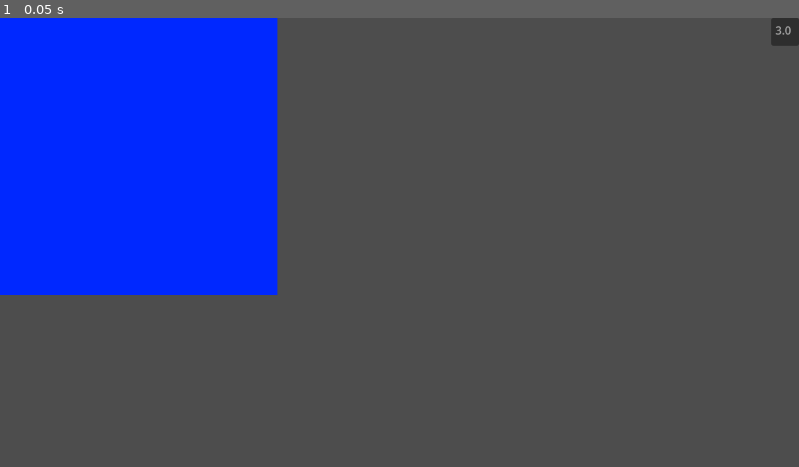
Above: before the commit, frame 1.
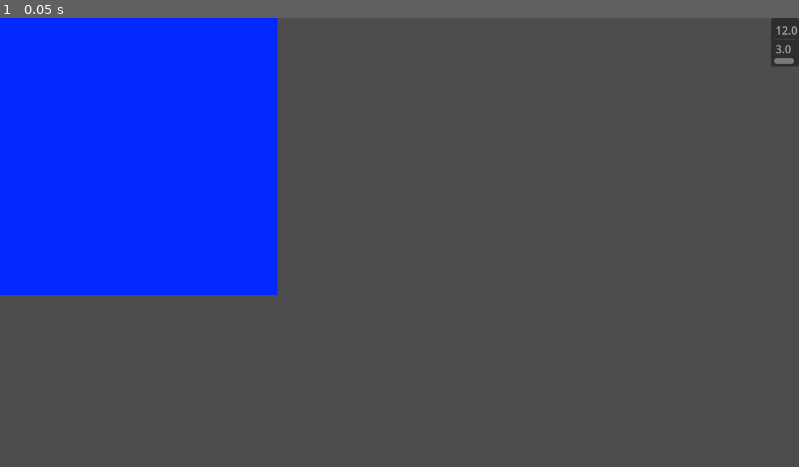
Above: after the commit, the same moment.

Repository: COLIN-MJM/Matthieu
Game: Godot game, scene res://PlaySpace.tscn
Same seed, same stepped clock (60 frames per second), same inputs: the game is played once before the commit and once after it.
Inputs:
- Up to frame 1 (0.05 s): no input

The runs differ from the first frame. In frame 1, 0.2% of the frame differs, in the area x 96-100%, y 1-11%.

Commit message:
Carte 12 intégré
-fix bug  de la carte 3 qui étais out of bound

Diff:
--- /dev/null
+++ b/Carte/Carte_Dir_For_Instance/Carte_12.gd
@@ -0,0 +1,26 @@
+class_name Carte_12
+extends Carte
+func _init() -> void:
+	ActivationType= GlobalCardEnum.ActivationTypes.OnMove
+
+var dimension : Vector2i =Vector2i(-1,-1)
+var playspace : PlaySpace
+var mooveDir : Vector2i
+func Activate()->SecondaryEffect:
+	var targets : Array[Vector2i]
+	if dimension == Vector2i(-1,-1) :
+		playspace = carteRenderer.get_node("/root/Node2D")
+		dimension=playspace.dimensions
+	mooveDir = position-oldPosition
+	var number : int = floor(((dimension - position) *mooveDir).length())
+	for i in range(number-1) :
+		targets.append(position+ mooveDir +(mooveDir*i ))
+	targets.reverse()
+	var effects :SecondaryEffect = SecondaryEffect.new(targets,afterEffect)
+	return effects
+
+func AfterEffect(entrance:Carte):
+	if !playspace.allSlots[entrance.position+mooveDir].haveCarte :
+		var  x = playspace.allSlots[entrance.position].GiveMovedCard()
+		playspace.allSlots[entrance.position+mooveDir].ReceiveMovedCard(x)
+	pass
--- a/Carte/Carte_Dir_For_Instance/Carte_3.gd
+++ b/Carte/Carte_Dir_For_Instance/Carte_3.gd
@@ -1,15 +1,21 @@
 class_name Carte_3
 extends Carte
-func _ready() -> void:
+func _init() -> void:
 	ActivationType= GlobalCardEnum.ActivationTypes.OnPlacement
 
-
+var playspace : PlaySpace
 func Activate()->SecondaryEffect:
+	if playspace == null :
+		playspace = carteRenderer.get_node("/root/Node2D")
 	var targets : Array[Vector2i]
 	targets.append(position+Vector2i.UP)
 	targets.append(position+Vector2i.RIGHT)
 	targets.append(position+Vector2i.DOWN)
 	targets.append(position+Vector2i.LEFT)
+
+	targets =targets.filter(func(o) :
+		!(o.x >playspace.dimensions.x or o.x <0 or o.y >playspace.dimensions.y or o.y <0)
+		)
 
 	var effects :SecondaryEffect = SecondaryEffect.new(targets,afterEffect)
 	return effects
--- a/Carte/scripts/AllCarte.gd
+++ b/Carte/scripts/AllCarte.gd
@@ -10,11 +10,12 @@
 func add_to_dico(entrance : Dictionary)->void:
 	var baseString=entrance["class"]
 	var number : int =baseString.erase(0,baseString.length()-2).to_int()
-	dico[number]=load(entrance["path"]).new()
+	dico.get_or_add(number,load(entrance["path"]).new())
 #endregion
 
 func _init() -> void:
-	ProjectSettings.get_global_class_list().filter(is_Carte).all(add_to_dico)
+	for x in ProjectSettings.get_global_class_list().filter(is_Carte) :
+		add_to_dico(x)
 	##initialise tout les script enfant de Class correctement formaté
 	####Pire crime de l'histoire de l'humanité,on raconte que son créateur construit une tour de sont hubris,la hauteur tell qu'elle perças le paradis
 
--- a/Carte/scripts/Carte.gd
+++ b/Carte/scripts/Carte.gd
@@ -2,11 +2,17 @@
 class_name Carte
 extends Resource
 var direction : Vector2i
-var position :Vector2i
+var position :Vector2i :
+	get :
+		return position
+	set(value) :
+		oldPosition = position
+		position=value
+var oldPosition : Vector2i
 var ActivationType :GlobalCardEnum.ActivationTypes
 var afterEffect =Callable(self,"AfterEffect")
 var wasEvaluated : bool =false
 
-
+var carteRenderer : CarteRenderer
 @abstract func Activate()->SecondaryEffect #do thing on the current card
 @abstract func AfterEffect(entrance:Carte)->void#store the logic to do on other cards
--- a/Carte/scripts/CarteRenderer.gd
+++ b/Carte/scripts/CarteRenderer.gd
@@ -1,8 +1,16 @@
 class_name CarteRenderer
 extends Node2D
 
-@export var CardEffect:Carte
+@export var CardEffect:Carte :
+	get :
+		return CardEffect
+	set (value):
+		value.carteRenderer = self
+		CardEffect=value
+
 @export var arrow :Node2D
+
+
 
 func _process(_delta: float) -> void :
 	var dirToRot : float
--- a/La Main.gd
+++ b/La Main.gd
@@ -12,10 +12,10 @@
 
 func _ready() -> void:
 	var numberOfCarte : Array [int] = allCarte.dico.keys()
-
-	numberOfCarte.all(func(x :int):
+	print(numberOfCarte)
+	for x in numberOfCarte :
 		allCarteState[x]=CarteState.IN_HAND
-		selectable.add_item(String.num(x)))
+		selectable.add_item(String.num(x))
 
 
 func requestCard(i :int)->Carte :
--- a/Player.tscn
+++ b/Player.tscn
@@ -30,5 +30,7 @@
 offset_left = 1112.0
 offset_right = 1152.0
 offset_bottom = 40.0
+auto_height = true
+wraparound_items = false
 
 [connection signal="item_selected" from="La main/ItemList" to="La main" method="_on_item_list_item_selected"]
--- a/card_slote.gd
+++ b/card_slote.gd
@@ -16,13 +16,13 @@
 	add_child(entrance)
 func PlaceCard(entrance : CarteRenderer)->SecondaryEffect :
 	AssignCard(entrance)
-	if(entrance.CardEffect.ActivationType== GlobalCardEnum.ActivationTypes.OnPlacement) :
+	if entrance.CardEffect.ActivationType== GlobalCardEnum.ActivationTypes.OnPlacement :
 		return entrance.CardEffect.Activate()
 	else :
 		return
 func ReceiveMovedCard(entrance : CarteRenderer)->SecondaryEffect :
 	AssignCard(entrance)
-	if(entrance.CardEffect.ActivationType== GlobalCardEnum.ActivationTypes.OnMove) :
+	if entrance.CardEffect.ActivationType== GlobalCardEnum.ActivationTypes.OnMove :
 		return entrance.CardEffect.Activate()
 	else :
 		return
--- a/player.gd
+++ b/player.gd
@@ -33,7 +33,7 @@
 	var instance : CarteRenderer =ressource.instantiate()
 	instance.CardEffect=carte
 	var effects:SecondaryEffect = playSpace.allSlots[pos].PlaceCard(instance)
-	if effects:
+	if effects !=null:
 		applySecondaryEffects(effects)
 	cur_selected_index=-1
 	return true
@@ -59,7 +59,7 @@
 	if playSpace.allSlots[newPos].haveCarte : return false
 	var cardrendered = playSpace.allSlots[savedpos].GiveMovedCard()
 	var effects:SecondaryEffect = playSpace.allSlots[newPos].ReceiveMovedCard(cardrendered)
-	if effects :
+	if effects!=null :
 		applySecondaryEffects(effects)
 	savedpos=Vector2i(-1,-1)
 	newPos =Vector2i(-1,-1)
@@ -69,7 +69,7 @@
 func applySecondaryEffects(entrance : SecondaryEffect)->void :
 	for x :Vector2i in entrance.targetsCoords:
 		if playSpace.allSlots[x].carte :
-			entrance.effectToDo.call(playSpace.allSlots[x].carte)
+			entrance.effectToDo.call(playSpace.allSlots[x].carteData)
 func verrify_Clic_position(event : InputEvent )->Vector2i :
 	var mousePos : Vector2= event.global_position
 	var test : Vector2i = Vector2i( floori(mousePos.x /playSpace.slotSize.x) ,floori(mousePos.y /playSpace.slotSize.y))
Not shown, added: Carte/Carte_Dir_For_Instance/Carte_12.gd.uid
